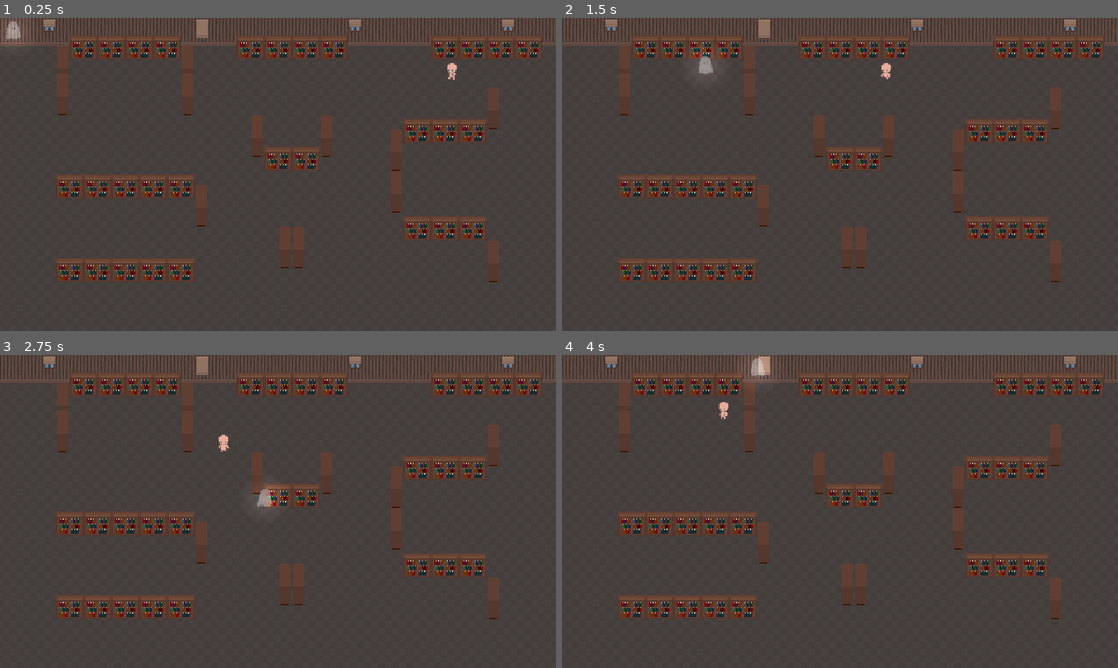
Above: before the commit, frames 1-4 (two rows, left to right).
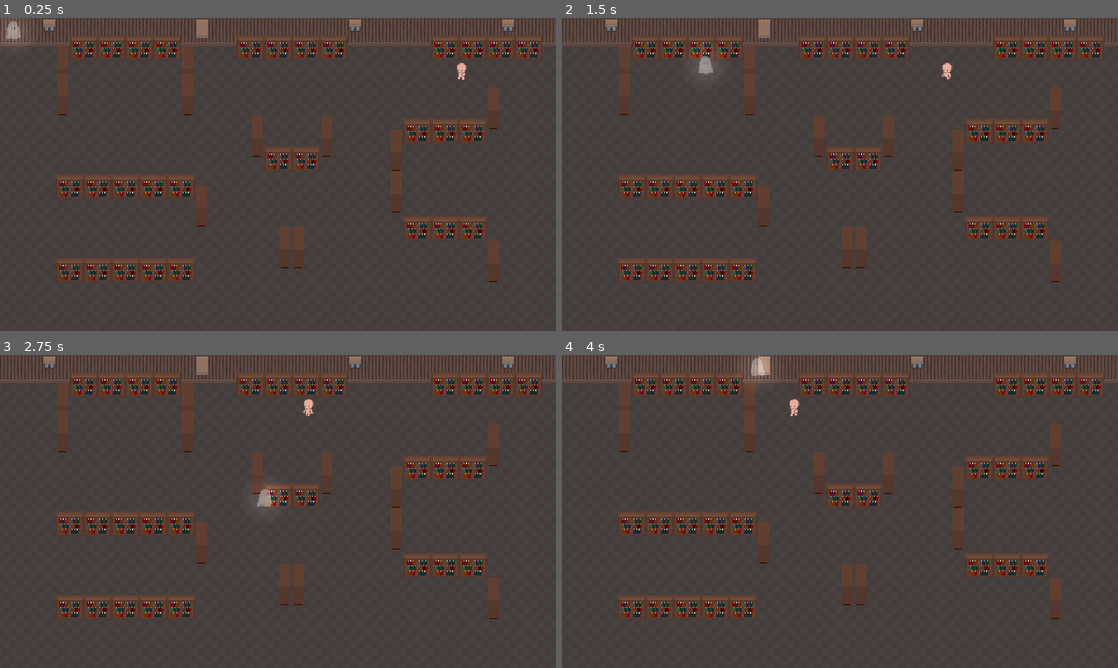
Above: after the commit, the same moments.

Repository: Akarui/GhostGame
Game: Godot game, scene res://scenes/root.tscn
The game is run twice, just before and just after one commit, with the same random seed, the same clock (stepped at 60 frames per second) and the same inputs. The engine's default icon, where the game draws it, is replaced by a stand-in: a white triangle on a blue panel in a dark square.
Inputs:
- Up to frame 1 (0.25 s): no input
- Up to frame 2 (1.5 s): tap Enter (ui_accept) at 0.5, 0.77 s; hold D (move_right) 0.53-1.28 s; hold S (move_down) from 1.28 s (still down)
- Up to frame 3 (2.75 s): tap Enter (ui_accept) at 1.52 s; release S (move_down) at 2.03 s; hold D (move_right) from 2.03 s (still down)
- Up to frame 4 (4 s): release D (move_right) at 2.78 s; hold W (move_up) 2.78-3.53 s; tap Enter (ui_accept) at 3.02, 3.77 s; hold A (move_left) from 3.53 s (still down)

The runs differ from the first frame. In frame 1, 0.2% of the frame differs, in the area x 80-84%, y 14-20%; in frame 2, 0.2%; in frame 3, 0.2%, in the area x 39-57%, y 14-31%; in frame 4, 0.2%.

Commit message:
Update wanderer speed

Diff:
--- a/scripts/wandererpath.gd
+++ b/scripts/wandererpath.gd
@@ -1,6 +1,6 @@
 extends PathFollow2D
 
-var speed = 0.05
+var speed = 0.03
 var previous_position = Vector2.ZERO
 # Called when the node enters the scene tree for the first time.
 func _ready():
